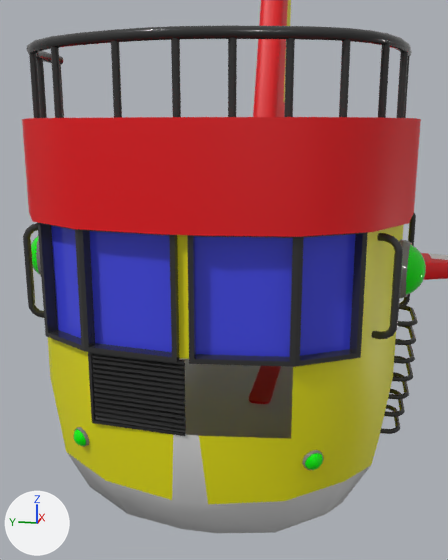
A saved change to the glTF model assets/viewer3d/models/Flutter.glb.
One viewpoint serves both versions: a 50 mm camera at (1.97, 16.56, 28.02) aimed at (20.03, 20.17, 23.51). The lights are fixed; the arrows at lower left show +X, +Y and +Z. The first picture is the older version. Where no turn or scale is listed for an object, it has been applied to the vertices. Vertices at exactly the same position are counted once.
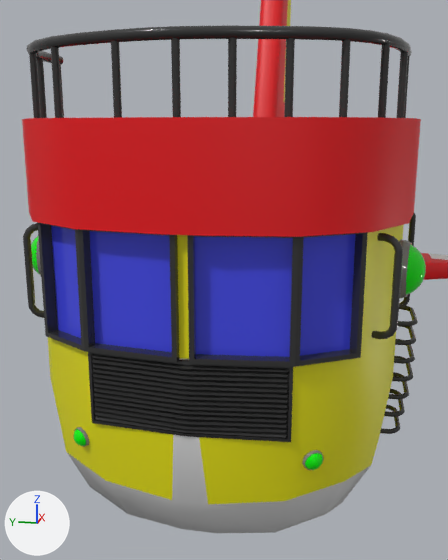
Pixel boxes (x1, y1, x2, y2) of what changed, in the pictures (448 x 560 px):
```json
{"object": "Object006", "change": "reshaped", "before": [88, 352, 186, 436], "after": [88, 352, 293, 442], "on screen": "108% wider, 7% taller"}
{"part": 1, "of": "me_mesh_030", "change": "added", "after": [184, 360, 293, 442]}
```

Scene script edits in JSON lines:
```json
{"block": "me_mesh_030", "where": "# used by ob_object006; location = (30.36, 21.23, 12.52)"}
{"op": "remove", "block": "me_mesh_030", "code": "me_mesh_030.from_pydata(...)  # 98 vertices, 169 faces; spans x -11.27..-10.74, y 0.0..3.28, z 6.06..8.6"}
{"op": "add", "block": "me_mesh_030", "code": "me_mesh_030.from_pydata(...)  # 147 vertices, 312 faces; spans x -11.27..-10.74, y -3.28..3.28, z 6.06..8.6"}
{"block": "me_mesh_030", "change": "me_mesh_030 part 1"}
{"block": "me_mesh_030", "change": "20 vertices are added at x -10.89..-10.74, y -3.28..-3.11, z 6.06..8.59"}
{"block": "me_mesh_030", "change": "20 new vertices lie (0.37, -3.11, 0.0) away from vertices in x -11.26, y 0.0, z 6.56..8.42"}
{"block": "me_mesh_030", "change": "9 new vertices lie (0.39, -3.16, 0.0) away from vertices in x -11.14, y 0.0, z 6.99..8.32"}
{"block": "me_mesh_030", "change": "143 new faces join them"}
{"block": "me_mesh_030", "change": "other edits to the shape of me_mesh_030 do not show in these pictures"}
```
